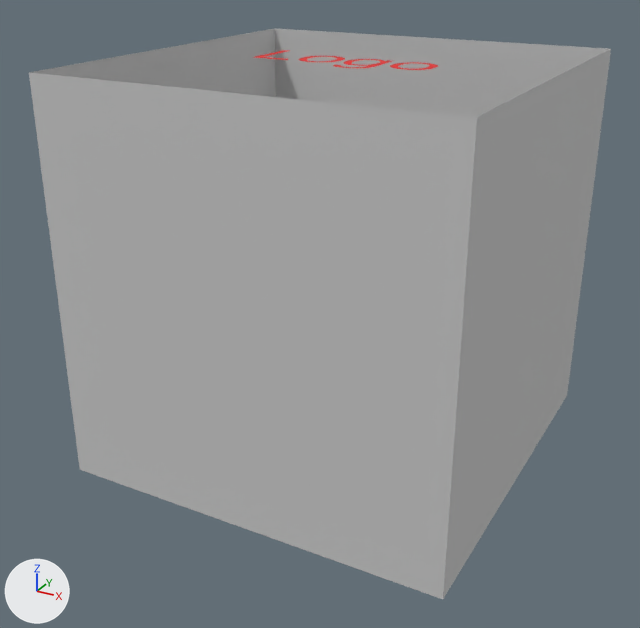
The FBX model Assets/ArtWork/3DModels/Rooms/Medical/MedicalRoom.FBX as it was, and as the next commit left it.
Before and after are seen from a 50 mm camera at (4.89, -9.5, 6.44) aimed at (-0.11, -0.41, 1.89). Arrows for +X, +Y and +Z are at lower left; the lights stay in place. Where no turn or scale is listed for an object, it has been applied to the vertices. Vertices at the same position are counted once.

Objects in the first picture: 'MedicalRoom'.
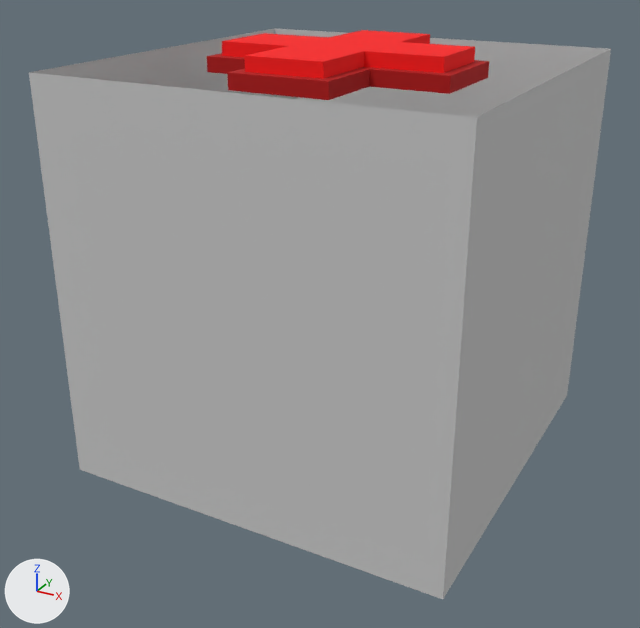
Location of each change, (x1, y1, x2, y2) in pixels of the pictures (640 x 628 px):
part 1 of me_mesh, added (red): after (222, 30, 475, 79)
part 2 of me_mesh, added (red): after (207, 53, 489, 100)
part 3 of me_mesh, deleted: before (333, 59, 392, 68)
part 4 of me_mesh, deleted: before (390, 62, 438, 70)
part 5 of me_mesh, deleted: before (299, 56, 345, 62)
part 6 of me_mesh, deleted: before (254, 50, 290, 60)

The change, as a diff of the scene's bpy script:
```diff
--- a/Assets/ArtWork/3DModels/Rooms/Medical/MedicalRoom.FBX.py
+++ b/Assets/ArtWork/3DModels/Rooms/Medical/MedicalRoom.FBX.py
@@ mat_material__27 @@
+mat_material__27 = principled_material('Material #27')
+mat_material__27.base_color = (0.471, 0.0, 0.0)  # red #b70000
+mat_material__27.roughness = 0.859
@@ mat_material__28 @@
+mat_material__28 = principled_material('Material #28')
+mat_material__28.base_color = (1.0, 0.0, 0.0)  # red #ff0000
+mat_material__28.roughness = 0.859
@@ me_mesh @@
 # used by ob_medicalroom; location = (0.0, 0.0, 0.0)
-me_mesh.from_pydata(...)  # 2247 vertices, 3723 faces; spans x -2.5..2.5, y -2.5..2.5, z 0.0..5.0
+me_mesh.from_pydata(...)  # 1872 vertices, 3370 faces; spans x -2.5..2.5, y -2.5..2.5, z 0.0..5.18
+# me_mesh part 1: a new loose piece of 24 vertices spanning x -1.41..1.41, y -1.41..1.41, z 4.99..5.18, in mat_material__28 (red #ff0000)
+# me_mesh part 2: a new loose piece of 24 vertices spanning x -1.54..1.54, y -1.54..1.54, z 4.82..5.01, in mat_material__27 (red #b60000)
+# me_mesh part 3: the loose piece of 179 vertices spanning x 0.01..0.5, y -0.49..0.29, z 4.98 is deleted
+# me_mesh part 4: the loose piece of 119 vertices spanning x 0.61..1.12, y -0.28..0.29, z 4.98 is deleted
+# me_mesh part 5: the loose piece of 119 vertices spanning x -0.57..-0.06, y -0.28..0.29, z 4.98 is deleted
+# me_mesh part 6: the loose piece of 6 vertices spanning x -1.12..-0.65, y -0.27..0.49, z 4.98 is deleted
 me_mesh.materials.append(mat_material__4)
@@ me_mesh @@
 me_mesh.materials.append(mat_material__9)
-me_mesh.materials.append(mat_red)  # red #e62626
+me_mesh.materials.append(mat_material__28)  # red #ff0000
+me_mesh.materials.append(mat_material__27)  # red #b70000
```
